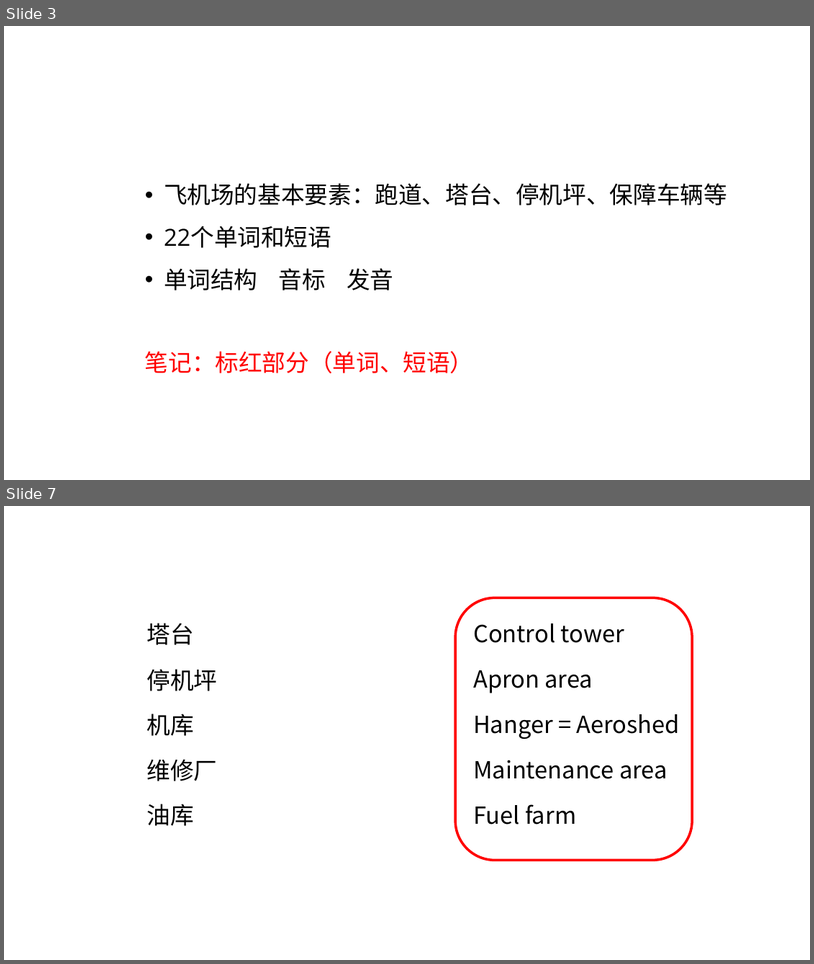
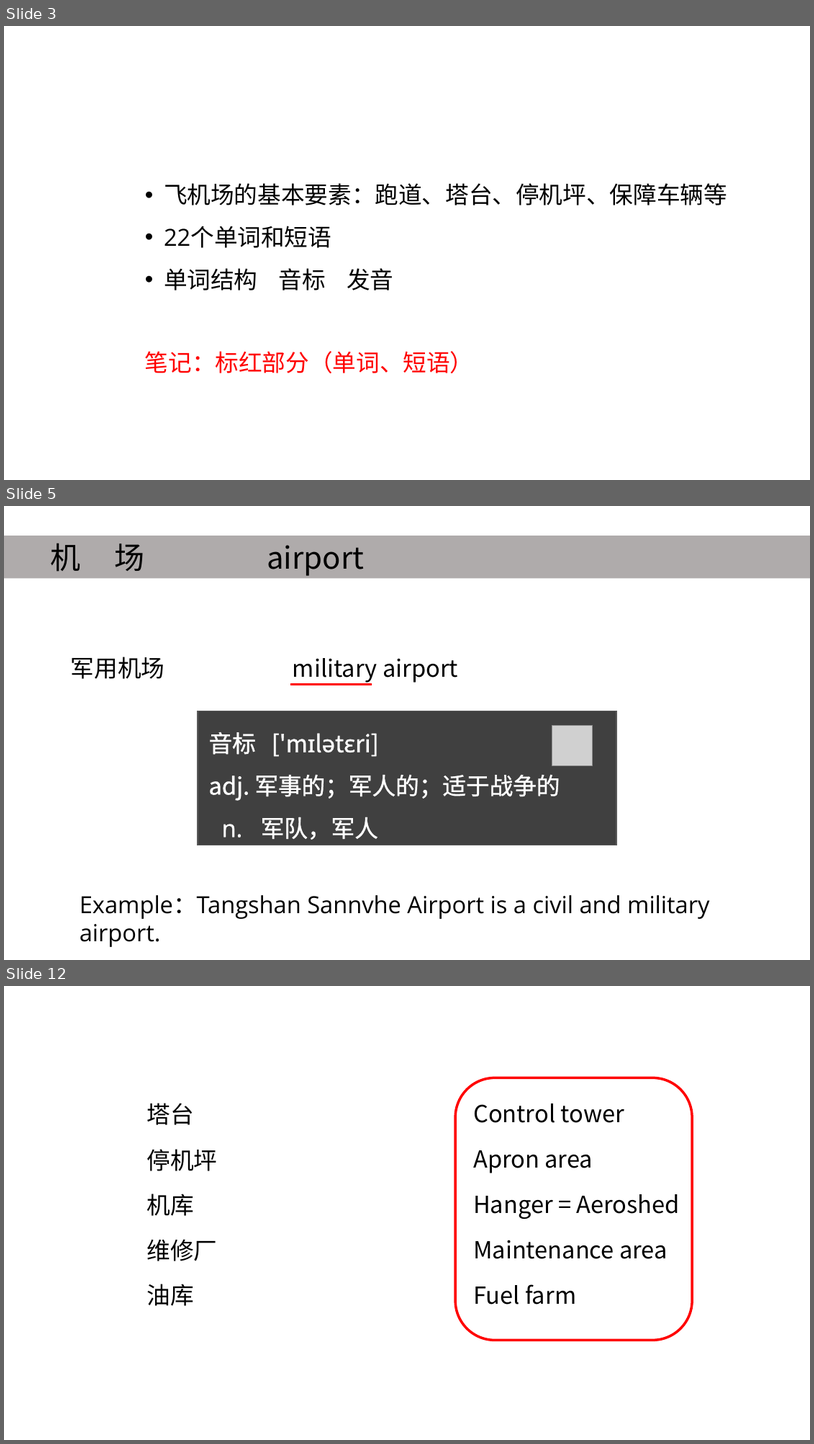
Before and after one commit to dlovegrace/english-teaching, a slide deck: airport sign.pptx. Shown one above the other, each under a label of ours: slides 3 and 7 before the commit, slides 3, 5 and 12 after it; the slides between them are not shown. The pictures are 814x964 and 814x1444 pixels, drawn with LibreOffice and Linux fonts; fonts in the diff are those of the drawing; grey boxes stand for pictures. Boxes give left, top, right and bottom in pixels: in the first picture for what was removed or moved away, otherwise in the second. Text is boxed around its words. In the diff, an @@ line names an element or a change of style, - is before the commit and + after.

Commit message:
完成了ppt中机场介绍以及跑道介绍部分，添加了相关的音标以及音频

```diff
--- a/airport sign.pptx
+++ b/airport sign.pptx
@@ slide 5 added at [4,506,810,960], background #FFFFFF @@
@@ rectangle added at [4,536,810,579], fill #AFABAB, 36 pt, text #000000 @@
+机 场 airport
@@ text added at [71,656,165,679], 28 pt, text #000000 @@
+军用机场
@@ text added at [293,658,458,682], 28 pt, text #000000 @@
+military airport
@@ line added from (291, 685) to (372, 685), #FF0000 2.5 pt @@
@@ rectangle added at [198,711,617,845], fill #404040, outline #595959 1 pt, 28 pt, text #FFFFFF @@
+音标 ['mɪlətɛri]
+adj. 军事的；军人的；适于战争的
+n. 军队，军人
@@ picture added at [553,725,593,765] @@
@@ text added at [80,895,710,919], 28 pt, text #000000 @@
+Example：Tangshan Sannvhe Airport is a civil and military airport.
@@ what was slide 7 is now slide 12 @@
```
Also in this commit, not shown: 4 slides changed, 5 other slides added, 1 slide removed, 1 other file.
